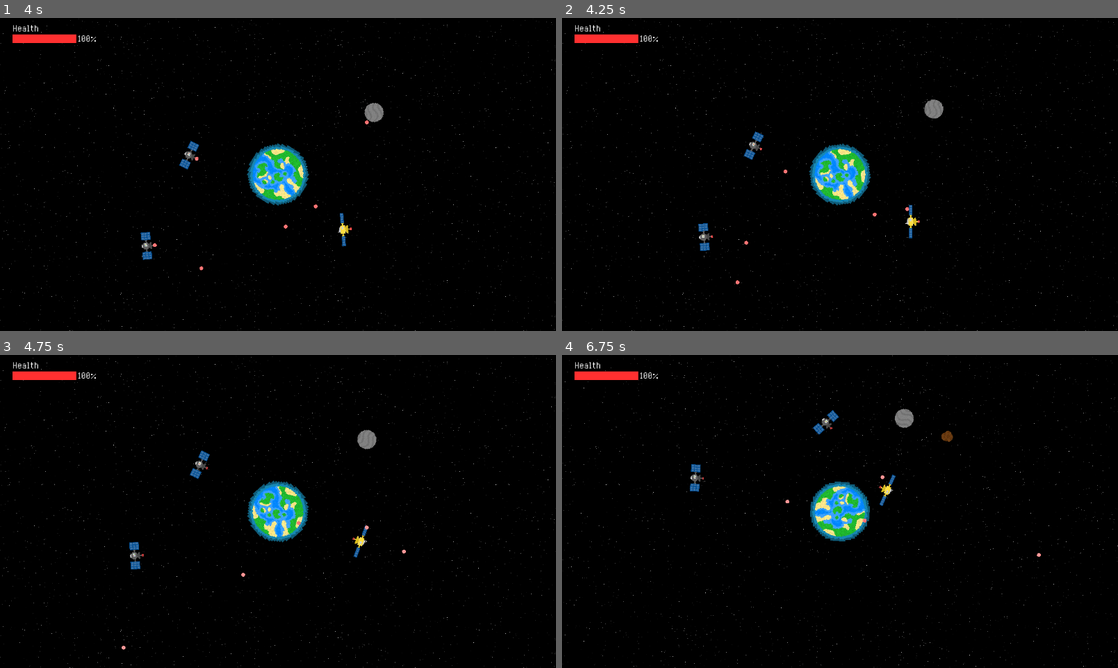
Above: before the commit, frames 1-4 (two rows, left to right).
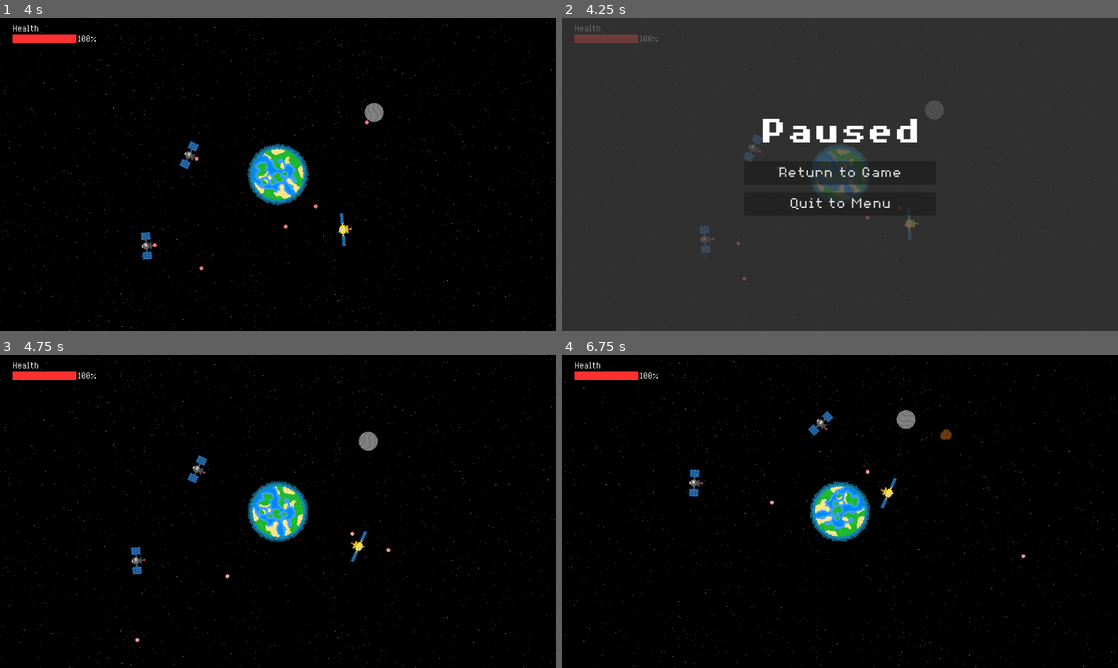
Above: after the commit, the same moments.

Repository: Birb-Games/gmtk-2025
Game: Godot game, scene res://scenes/main.tscn
The game is run twice, just before and just after one commit, with the same random seed, the same clock (stepped at 60 frames per second) and the same inputs.
Inputs (mouse positions are in pixels of both pictures, inside the frame that each line leads up to):
- Up to frame 1 (4 s): move the mouse to (400, 158) at 0.52 s; press the mouse at (400, 158) at 0.53 s; hold Right (right) 0.53-1.28 s; move the mouse to (166, 190) at 1.27 s; release the mouse at (166, 190) at 1.28 s; hold Down (down) 1.28-2.03 s; tap Mouse wheel up (zoom_camera_in) at 1.35, 3.6 s; move the mouse to (333, 105) at 2.02 s; hold Right (right) 2.03-2.78 s; tap Mouse wheel down (zoom_camera_out) at 2.1 s; move the mouse to (250, 237) at 2.77 s; hold Up (up) 2.78-3.53 s; click (250, 237) at 2.85 s; move the mouse to (444, 221) at 3.52 s; hold A (left) from 3.53 s (still down)
- Up to frame 2 (4.25 s): keep holding A (left); tap Escape (ui_cancel) at 4.15 s
- Up to frame 3 (4.75 s): release A (left) at 4.25 s; click (278, 511) at 4.25 s, where only the run after the commit has a clickable "Return to Game"
- Up to frame 4 (6.75 s): move the mouse to (673, 464) at 5.02 s; hold A (left) 5.03-5.78 s; tap Mouse wheel down (zoom_camera_out) at 5.1 s; move the mouse to (867, 511) at 5.77 s; press the mouse at (867, 511) at 5.78 s; hold Down (down) 5.78-6.53 s; move the mouse to (756, 433) at 6.52 s; release the mouse at (756, 433) at 6.53 s; hold Right (right) from 6.53 s (still down); tap Mouse wheel up (zoom_camera_in) at 6.6 s

Frame 1 is identical in both runs. In frame 2, 100% of the frame differs, in the area x 0-100%, y 0-100%; in frame 3, 1.3%; in frame 4, 1.3%.

Commit message:
started work on pause screen

Diff:
--- a/scenes/HUD.tscn
+++ b/scenes/HUD.tscn
@@ -1,9 +1,11 @@
-[gd_scene load_steps=5 format=3 uid="uid://ba4da3577syhe"]
+[gd_scene load_steps=7 format=3 uid="uid://ba4da3577syhe"]
 
 [ext_resource type="Script" uid="uid://bosn1x8yr83bl" path="res://scripts/hud.gd" id="1_1etfg"]
 [ext_resource type="Script" uid="uid://gcx0devitnh7" path="res://scripts/health.gd" id="1_fls4u"]
 [ext_resource type="FontFile" uid="uid://bs81j1klmt2d3" path="res://assets/fonts/8BitOperator/8bitOperatorPlus-Regular.ttf" id="1_qpvh6"]
 [ext_resource type="FontFile" uid="uid://b3j21gnxq1jn1" path="res://assets/fonts/8BitOperator/8bitOperatorPlus8-Bold.ttf" id="4_7hsmw"]
+[ext_resource type="Script" uid="uid://b6acf3r6wx73" path="res://scripts/pause_screen.gd" id="5_f6qnu"]
+[ext_resource type="FontFile" uid="uid://b83lr4reqbm0y" path="res://assets/fonts/8BitOperator/8bitOperatorPlus8-Regular.ttf" id="5_nysna"]
 
 [node name="HUD" type="Control"]
 layout_mode = 3
@@ -60,6 +62,7 @@
 text = "100%"
 
 [node name="DeathScreen" type="ColorRect" parent="."]
+visible = false
 layout_mode = 0
 offset_right = 1152.0
 offset_bottom = 648.0
@@ -77,3 +80,76 @@
 theme_override_font_sizes/font_size = 80
 text = "Game Over!"
 horizontal_alignment = 1
+
+[node name="VBoxContainer2" type="VBoxContainer" parent="DeathScreen"]
+offset_left = 377.0
+offset_top = 297.0
+offset_right = 775.0
+offset_bottom = 403.0
+
+[node name="Restart" type="Button" parent="DeathScreen/VBoxContainer2"]
+custom_minimum_size = Vector2(0, 48)
+layout_mode = 2
+theme_override_fonts/font = ExtResource("5_nysna")
+theme_override_font_sizes/font_size = 32
+text = "Restart Level"
+
+[node name="Panel" type="Panel" parent="DeathScreen/VBoxContainer2"]
+modulate = Color(1, 1, 1, 0)
+custom_minimum_size = Vector2(0, 8)
+layout_mode = 2
+
+[node name="ReturnToMainMenu" type="Button" parent="DeathScreen/VBoxContainer2"]
+custom_minimum_size = Vector2(0, 48)
+layout_mode = 2
+theme_override_fonts/font = ExtResource("5_nysna")
+theme_override_font_sizes/font_size = 32
+text = "Quit to Menu"
+
+[node name="PauseScreen" type="ColorRect" parent="."]
+visible = false
+offset_right = 1152.0
+offset_bottom = 648.0
+color = Color(0.25098, 0.25098, 0.25098, 0.752941)
+script = ExtResource("5_f6qnu")
+
+[node name="VBoxContainer" type="VBoxContainer" parent="PauseScreen"]
+layout_mode = 0
+offset_left = 238.0
+offset_top = 209.0
+offset_right = 914.0
+offset_bottom = 343.0
+
+[node name="Label" type="Label" parent="PauseScreen/VBoxContainer"]
+layout_mode = 2
+theme_override_fonts/font = ExtResource("4_7hsmw")
+theme_override_font_sizes/font_size = 80
+text = "Paused"
+horizontal_alignment = 1
+
+[node name="VBoxContainer2" type="VBoxContainer" parent="PauseScreen"]
+offset_left = 377.0
+offset_top = 297.0
+offset_right = 775.0
+offset_bottom = 403.0
+
+[node name="ReturnToGame" type="Button" parent="PauseScreen/VBoxContainer2"]
+custom_minimum_size = Vector2(0, 48)
+layout_mode = 2
+theme_override_fonts/font = ExtResource("5_nysna")
+theme_override_font_sizes/font_size = 32
+text = "Return to Game"
+
+[node name="Panel" type="Panel" parent="PauseScreen/VBoxContainer2"]
+modulate = Color(1, 1, 1, 0)
+custom_minimum_size = Vector2(0, 8)
+layout_mode = 2
+
+[node name="ReturnToMainMenu" type="Button" parent="PauseScreen/VBoxContainer2"]
+custom_minimum_size = Vector2(0, 48)
+layout_mode = 2
+theme_override_fonts/font = ExtResource("5_nysna")
+theme_override_font_sizes/font_size = 32
+text = "Quit to Menu"
+
+[connection signal="pressed" from="PauseScreen/VBoxContainer2/ReturnToGame" to="PauseScreen" method="_on_return_to_game_pressed"]
--- a/scripts/hud.gd
+++ b/scripts/hud.gd
@@ -1,4 +1,8 @@
 extends Control
+
+func _ready() -> void:
+	$PauseScreen.hide()
+	$DeathScreen.hide()
 
 func _process(_delta: float) -> void:
 	var level_loaded = get_node_or_null("/root/Main/Level")
@@ -13,7 +17,15 @@
 		$DamageFlash.hide()
 
 	# Player is dead
-	if level_loaded and !player:
+	if level_loaded and !player and !$PauseScreen.visible:
 		$DeathScreen.show()
 	else:
 		$DeathScreen.hide()
+
+	if level_loaded:
+		if Input.is_action_just_pressed("ui_cancel"):
+			$PauseScreen.visible = !$PauseScreen.visible
+			get_tree().paused = $PauseScreen.visible
+	else:
+		$PauseScreen.visible = false
+		get_tree().paused = false
--- /dev/null
+++ b/scripts/pause_screen.gd
@@ -0,0 +1,5 @@
+extends ColorRect
+
+func _on_return_to_game_pressed() -> void:
+	get_tree().paused = false
+	hide()
Not shown, added: scripts/pause_screen.gd.uid
